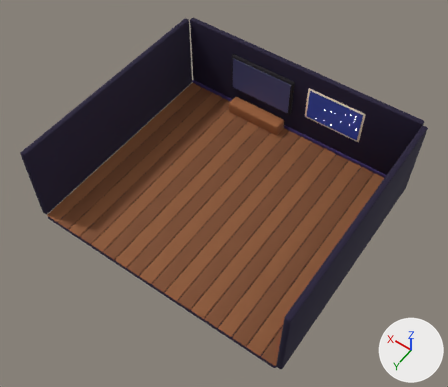
An edit to the glTF model public/models/room_house.glb, drawn before and after from the same camera.
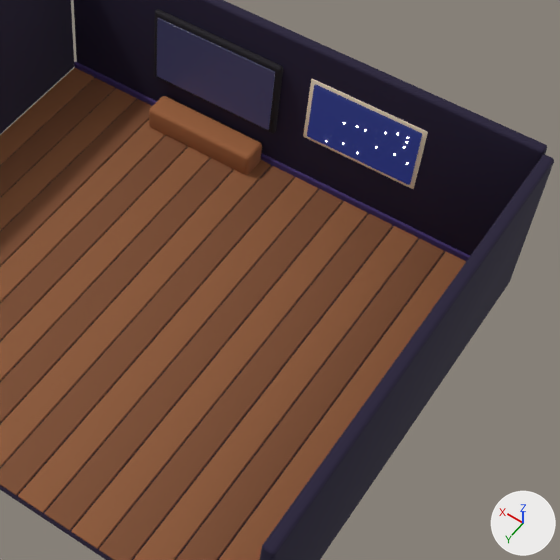
Each version is shown whole from a camera (50 mm lens) standing at (-7.34, 10.46, 16.71) and looking at (-0.32, 0.62, 1.25), then close up on the part from 35% to 96% of the width and 13% to 84% of the height. The lights are fixed; the arrows at lower right show +X, +Y and +Z. The older version's two pictures come first. Where no turn or scale is listed for an object, it has been applied to the vertices.

The first close-up shows 'Floor', 'HouseTvStand', 'Room', 'Screen', 'ScreenFrame', 'WindowFrame', 'WindowSky'.
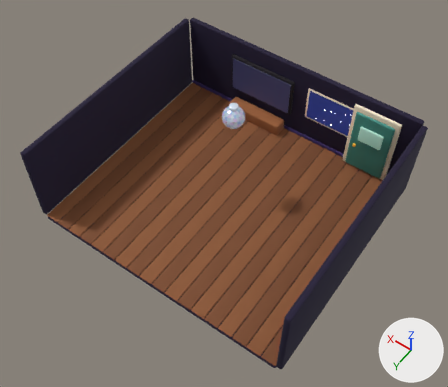
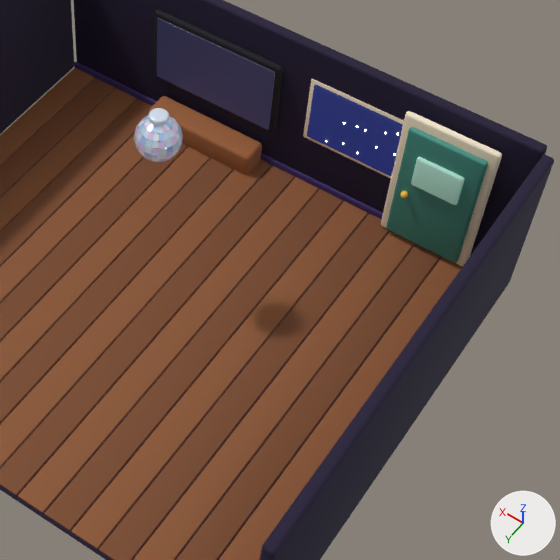
Changed parts and their boxes [x1, y1, x2, y2] in the close-ups (560 x 560 px):
'Yard door', added (cyan): after [386, 127, 488, 263]
'Yard door trim', added (beige): after [381, 111, 502, 266]
'DiscoBall', added: after [134, 115, 183, 162]
    faces in mat_mirror_tile_2 (purple #f0d4ff): [135, 117, 183, 161]
    faces in mat_mirror_tile_0 (pale blue #e3f0ff): [135, 115, 182, 162]
    faces in mat_mirror_tile_4 (white #f0faff): [137, 116, 182, 162]
    faces in mat_mirror_tile_3 (blue #c7e8f7): [134, 119, 181, 161]
    faces in mat_mirror_tile_1 (blue #b0cfff): [137, 116, 182, 162]
'Yard door glass', added (green): after [411, 157, 464, 205]
'Disco ceiling anchor', added: after [148, 108, 169, 126]
'Yard door latch', added: after [400, 191, 408, 198]

The change, as a list of edits to the scene's bpy script:
```text
Add ob_yard_door_trim:
    ob_yard_door_trim = bpy.data.objects.new('Yard door trim', me_yard_door_trim)  # 152 vertices, 300 faces; spans x -0.82..0.82, y -0.06..0.06, z -1.36..1.36; in mat_windowframe (beige #faedd1)
    ob_yard_door_trim.location = (-3.13, -3.84, 1.4)
Add ob_yard_door_latch:
    ob_yard_door_latch = bpy.data.objects.new('Yard door latch', me_yard_door_latch)  # a UV sphere (24 segments, 14 rings, poles along z) spanning x -0.064..0.064, y -0.064..0.064, z -0.064..0.064; in mat_house_latch (yellow #ffc740)
    ob_yard_door_latch.location = (-2.66, -3.64, 1.21)
Add ob_yard_door_glass:
    ob_yard_door_glass = bpy.data.objects.new('Yard door glass', me_yard_door_glass)  # 152 vertices, 300 faces; spans x -0.415..0.415, y -0.045..0.045, z -0.315..0.315; in mat_garden_pane (green #a6d6c4)
    ob_yard_door_glass.location = (-3.13, -3.67, 1.8)
Add ob_yard_door:
    ob_yard_door = bpy.data.objects.new('Yard door', me_yard_door)  # 152 vertices, 300 faces; spans x -0.68..0.68, y -0.06..0.06, z -1.22..1.22; in mat_garden_door (cyan #429185)
    ob_yard_door.location = (-3.13, -3.75, 1.35)
Add ob_discoball:
    ob_discoball = bpy.data.objects.new('DiscoBall', me_mirrored_disco_tiles)  # 800 vertices, 400 faces; spans x -0.36..0.36, y -0.36..0.36, z -0.36..0.36; in mat_mirror_tile_0 (pale blue #e3f0ff), mat_mirror_tile_1 (blue #b0cfff), mat_mirror_tile_2 (purple #f0d4ff), mat_mirror_tile_3 (blue #c7e8f7), mat_mirror_tile_4 (white #f0faff)
    ob_discoball.location = (0.15, -0.52, 3.44)
Add ob_disco_ceiling_anchor:
    ob_disco_ceiling_anchor = bpy.data.objects.new('Disco ceiling anchor', me_disco_ceiling_anchor)  # 144 vertices, 284 faces; spans x -0.148..0.148, y -0.15..0.15, z -0.05..0.05; in mat_mirror_tile_0 (pale blue #e3f0ff)
    ob_disco_ceiling_anchor.location = (0.15, -0.52, 3.86)
```
